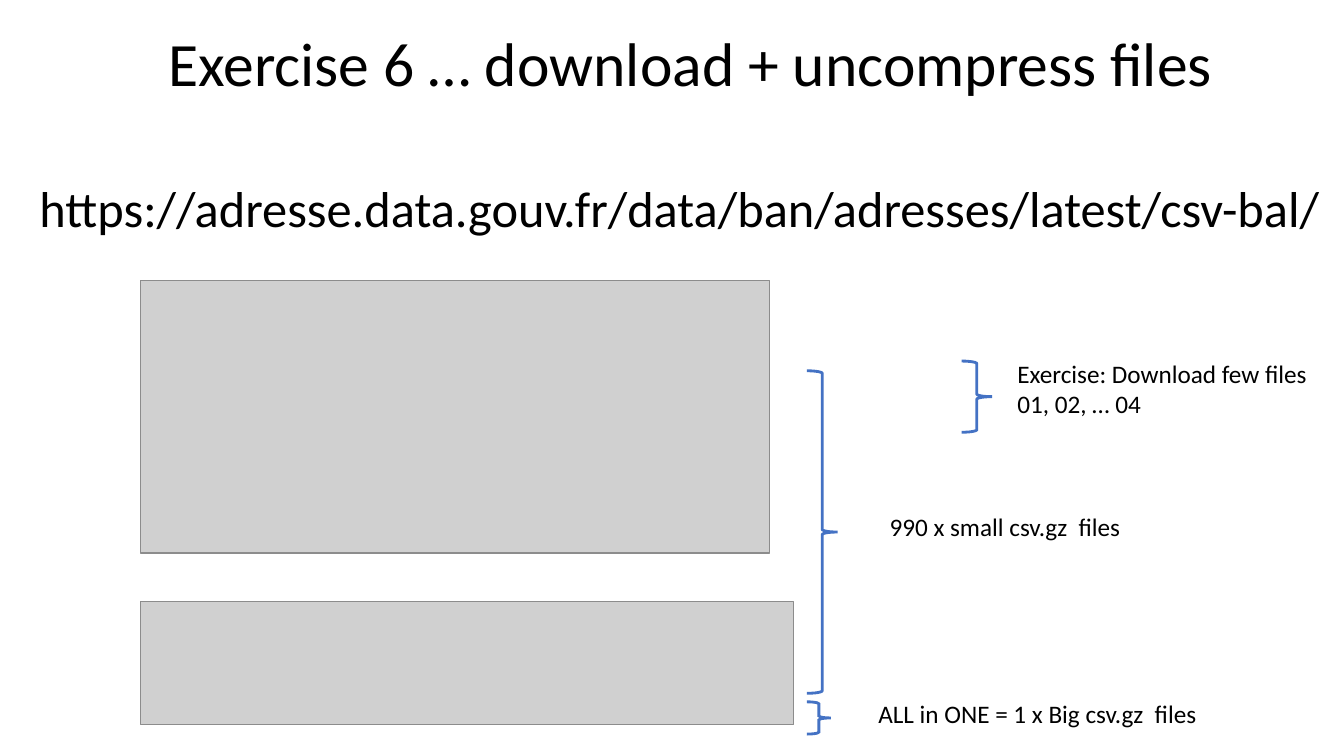
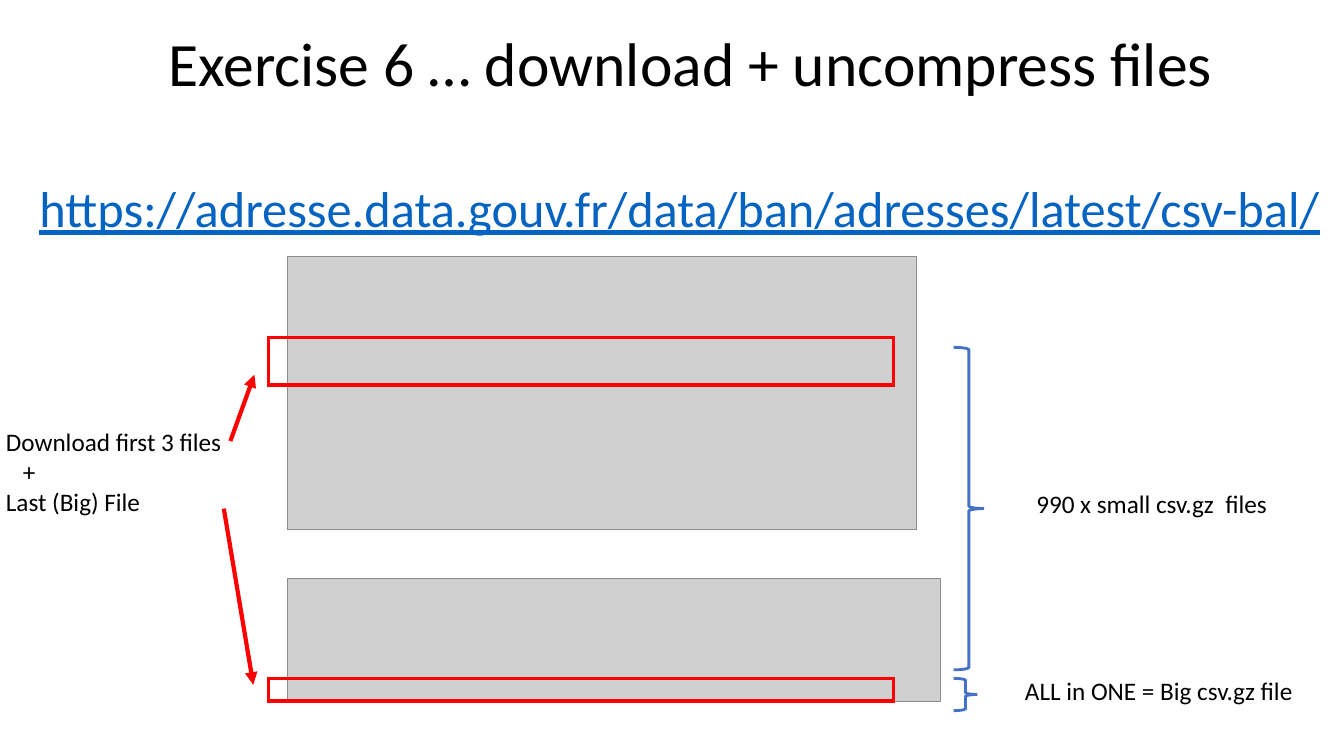
Before and after one commit to Arnaud-Nauwynck/presentations, a slide deck: slide 26 of pres-bigdata/Hands-On/TD2-part1-spark-read-write.pptx (slide 23 before the commit). Drawn at 1344x756 pixels with LibreOffice and Linux fonts; fonts in the diff are those of the drawing; grey boxes stand for pictures. Boxes give left, top, right and bottom in pixels: in the first picture for what was removed or moved away, otherwise in the second. Text is boxed around its words. In the diff, an @@ line names an element or a change of style, - is before the commit and + after.

```diff
--- a/pres-bigdata/Hands-On/TD2-part1-spark-read-write.pptx
+++ b/pres-bigdata/Hands-On/TD2-part1-spark-read-write.pptx
@@ text "https://adresse.data.gouv.fr/data/ban/adresses/latest/csv-ba ..." at bbox=[39, 192, 1319, 236]: text colour #000000 to #0563C1, underline on @@
@@ rectangle added at bbox=[268, 338, 893, 385], outline #FF0000 2.5 pt @@
@@ arrow added from (231, 442) to (254, 375), #FF0000 3 pt @@
@@ right brace removed at bbox=[962, 361, 992, 433] @@
@@ text at bbox=[6, 433, 221, 516]: text changed @@
-Exercise: Download few files
-01, 02, … 04
+Download first 3 files
++
+Last (Big) File
@@ arrow added from (224, 509) to (253, 685), #FF0000 3 pt @@
@@ rectangle added at bbox=[268, 679, 893, 702], outline #FF0000 2.5 pt @@
@@ 2 pictures, 2 right braces, 1 text: place and size @@
-2 pictures, 2 right braces, 1 text at bbox=[141, 280, 1120, 734]
+2 pictures, 2 right braces, 1 text at bbox=[287, 257, 1266, 711]
@@ text at bbox=[1025, 682, 1293, 705]: text changed @@
-ALL in ONE = 1 x Big csv.gz files
+ALL in ONE = Big csv.gz file
```
Also in this commit, not shown: 13 other slides changed, 16 slides added, 1 slide removed, 23 other files.
